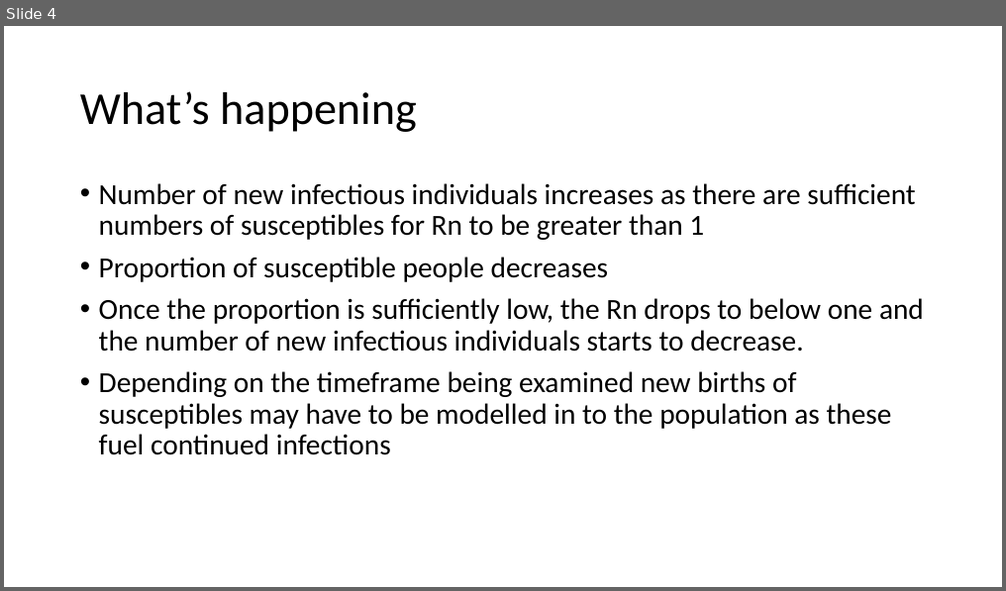
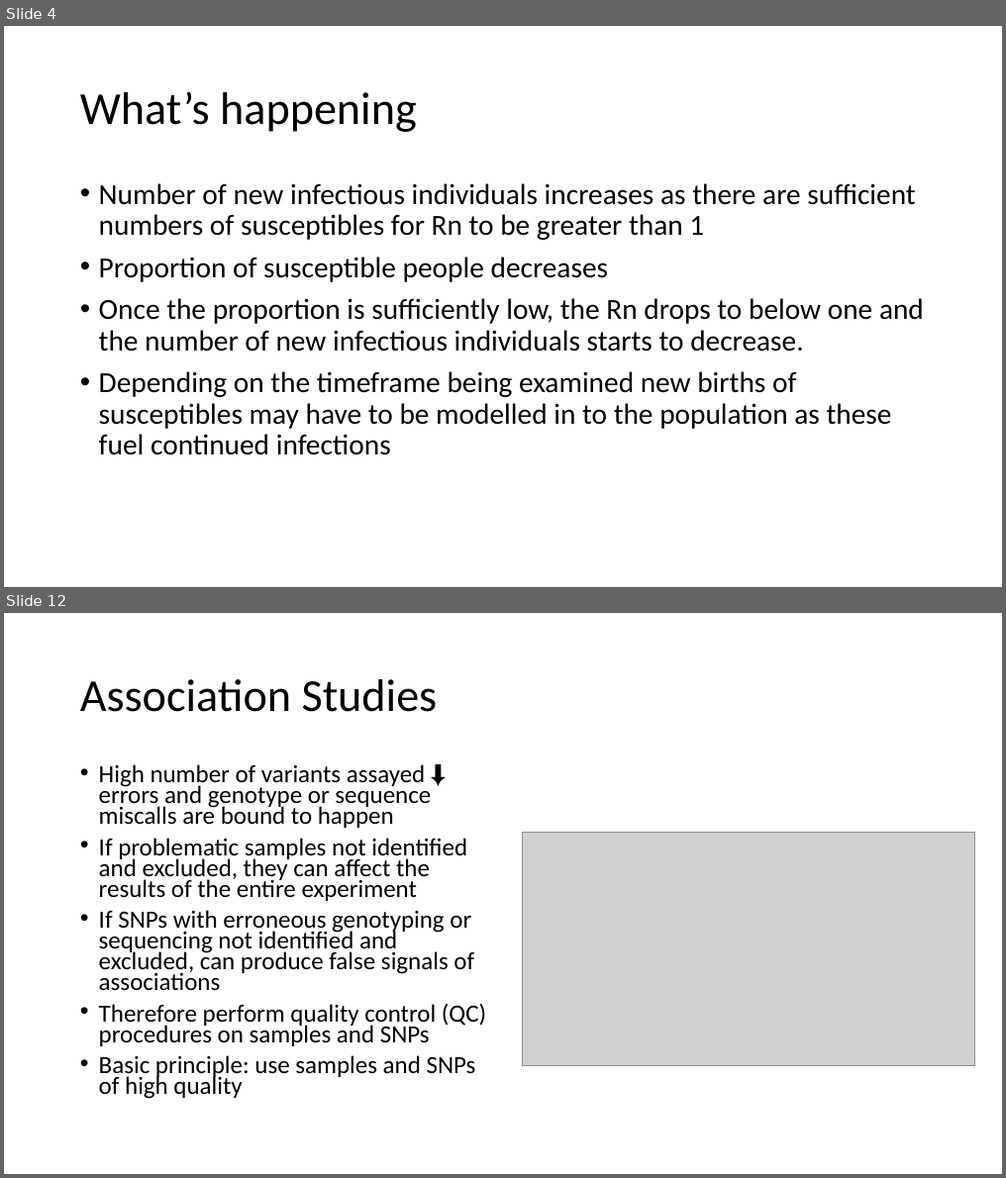
Before and after one commit to CJGRobins/R_Teaching, a slide deck: Session 8/Session 8.pptx. Shown one above the other, each under a label of ours: slide 4 before the commit, slides 4 and 12 after it; the slides between them are not shown. The pictures are 1006x591 and 1006x1178 pixels, drawn with LibreOffice and Linux fonts; fonts in the diff are those of the drawing; grey boxes stand for pictures. Boxes give left, top, right and bottom in pixels: in the first picture for what was removed or moved away, otherwise in the second. Text is boxed around its words. In the diff, an @@ line names an element or a change of style, - is before the commit and + after.

```diff
--- a/Session 8/Session 8.pptx
+++ b/Session 8/Session 8.pptx
@@ slide 12 added at [4, 613, 1002, 1174], background #FFFFFF @@
@@ title added at [80, 679, 438, 712], 44 pt, text #000000 @@
+Association Studies
@@ text added at [99, 764, 486, 1099], 23.8 pt, text #000000 @@
+• High number of variants assayed ⬇ errors and genotype or sequence miscalls are bound to happen
+• If problematic samples not identified and excluded, they can affect the results of the entire experiment
+• If SNPs with erroneous genotyping or sequencing not identified and excluded, can produce false signals of associations
+• Therefore perform quality control (QC) procedures on samples and SNPs
+• Basic principle: use samples and SNPs of high quality
@@ picture added at [522, 833, 975, 1066] @@
```
Also in this commit, not shown: 1 slide changed, 13 other slides added, 6 slides removed.
